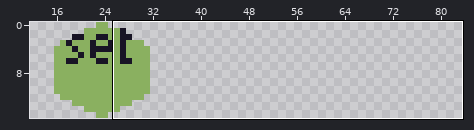
Pixel-art file, stored at assets/images/icons.aseprite. The first picture is a wide view before the edit; the outline marks the close-up.
Close-up. Before:
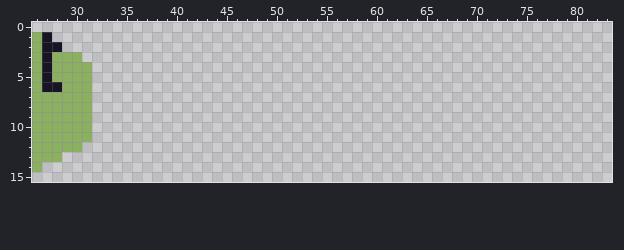
128x16 pixels, 1 frame. Shown: x 26..83, y 0..15. The wide view leaves out empty margins.
Once edited:
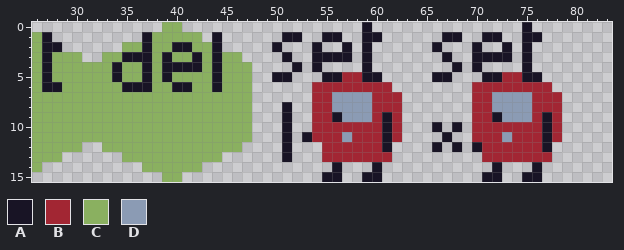
Palette (. is transparent): A #181425  B #a22633  C #8ab060  D #8b9bb4
Edits made:
Layers "text", "icons":
y 0: x 39..40 .. -> CC; x 59 . -> A; x 75 . -> A
y 1: x 37..42 ...... -> ACCCCC; x 44 . -> A; x 51..52 .. -> AA; x 55..56 .. -> AA; x 59..60 .. -> AA; x 67..68 .. -> AA; x 71..72 .. -> AA; x 75..76 .. -> AA
y 2: x 35..44 .......... -> CCACCAACCA; x 50 . -> A; x 54 . -> A; x 57 . -> A; x 59 . -> A; x 66 . -> A; x 70 . -> A; x 73 . -> A; x 75 . -> A
y 3: x 33..46 .............. -> CCAAACACCACACC; x 51 . -> A; x 54..57 .... -> AAAA; x 59 . -> A; x 67 . -> A; x 70..73 .... -> AAAA; x 75 . -> A
y 4: x 32..47 ................ -> CCACCACAAAACACCC; x 52 . -> A; x 54 . -> A; x 59 . -> A; x 68 . -> A; x 70 . -> A; x 75 . -> A
y 5: x 32..47 ................ -> CCACCACACCCCACCC; x 50..51 .. -> AA; x 55..60 ...... -> AABBAA; x 66..67 .. -> AA; x 71..76 ...... -> AABBAA
y 6: x 32..47 ................ -> CCCAAACCAACCACCC; x 54..61 ........ -> BBBBBBBB; x 70..77 ........ -> BBBBBBBB
y 7: x 32..47 ................ -> CCCCCCCCCCCCCCCC; x 54..62 ......... -> BBDDDDBBB; x 70..78 ......... -> BBDDDDBBB
y 8: x 32..47 ................ -> CCCCCCCCCCCCCCCC; x 51 . -> A; x 54..62 ......... -> BBDDDDBBB; x 70..78 ......... -> BBDDDDBBB
y 9: x 32..47 ................ -> CCCCCCCCCCCCCCCC; x 51 . -> A; x 54..62 ......... -> BBADDDBAB; x 70..78 ......... -> BBADDDBAB
y 10: x 32..47 ................ -> CCCCCCCCCCCCCCCC; x 51 . -> A; x 54..62 ......... -> BBBBBBBAB; x 66 . -> A; x 68 . -> A; x 70..78 ......... -> BBBBBBBAB
y 11: x 32..47 ................ -> CCCCCCCCCCCCCCCC; x 51 . -> A; x 53..62 .......... -> ABBBDBBBAB; x 67 . -> A; x 70..78 ......... -> BBBDBBBAB
y 12: x 33..46 .............. -> CCCCCCCCCCCCCC; x 51 . -> A; x 55..61 ....... -> BBBBBBA; x 66 . -> A; x 68 . -> A; x 70..77 ........ -> ABBBBBBA
y 13: x 35..44 .......... -> CCCCCCCCCC; x 51 . -> A; x 55..61 ....... -> BBBBBBB; x 71..77 ....... -> BBBBBBB
y 14: x 37..42 ...... -> CCCCCC; x 56 . -> A; x 60 . -> A; x 72 . -> A; x 76 . -> A
y 15: x 39..40 .. -> CC; x 55..56 .. -> AA; x 59..60 .. -> AA; x 71..72 .. -> AA; x 75..76 .. -> AA
Pixel boxes of the changes (left, top, right, bottom) in both close-ups:
added: (92, 22, 562, 182)
